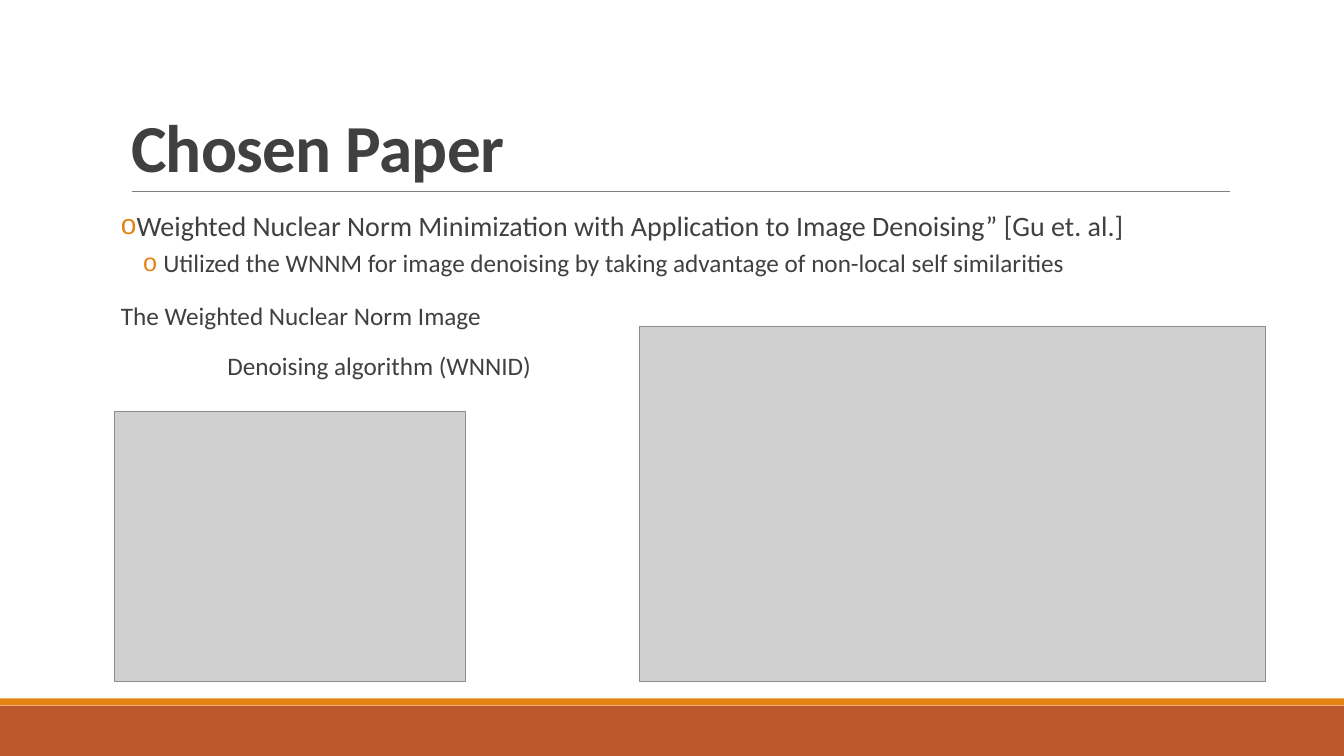
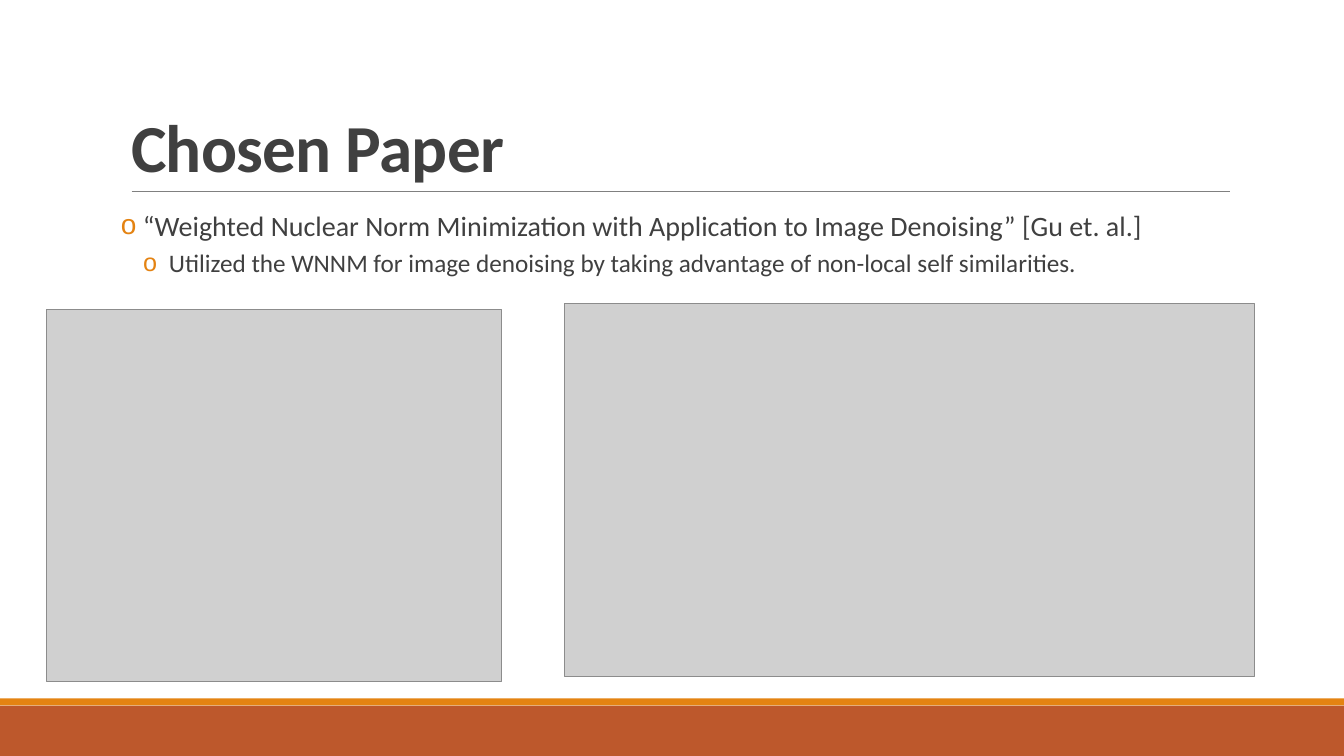
Before and after one commit to roy-hachnochi/WNNM-Video-Denoising, a slide deck: slide 5 of Project Presentation.pptx. Drawn at 1344x756 pixels with LibreOffice and Linux fonts; fonts in the diff are those of the drawing; grey boxes stand for pictures. Boxes give left, top, right and bottom in pixels: in the first picture for what was removed or moved away, otherwise in the second. Text is boxed around its words. In the diff, an @@ line names an element or a change of style, - is before the commit and + after.

```diff
--- a/Project Presentation.pptx
+++ b/Project Presentation.pptx
@@ text at <box>143,215,1141,277</box>: text changed @@
-o Weighted Nuclear Norm Minimization with Application to Image Denoising” [Gu et. al.]
-  o Utilized the WNNM for image denoising by taking advantage of non-local self similarities
-The Weighted Nuclear Norm Image
-Denoising algorithm (WNNID)
+o “Weighted Nuclear Norm Minimization with Application to Image Denoising” [Gu et. al.]
+  o Utilized the WNNM for image denoising by taking advantage of non-local self similarities.
@@ picture: place and size @@
-picture at <box>114,411,465,682</box>
+picture at <box>46,310,502,682</box>
@@ picture: place and size @@
-picture at <box>639,327,1265,682</box>
+picture at <box>565,304,1255,677</box>
```
Also in this commit, not shown: 15 other slides changed, 4 slides added, 4 other files.
